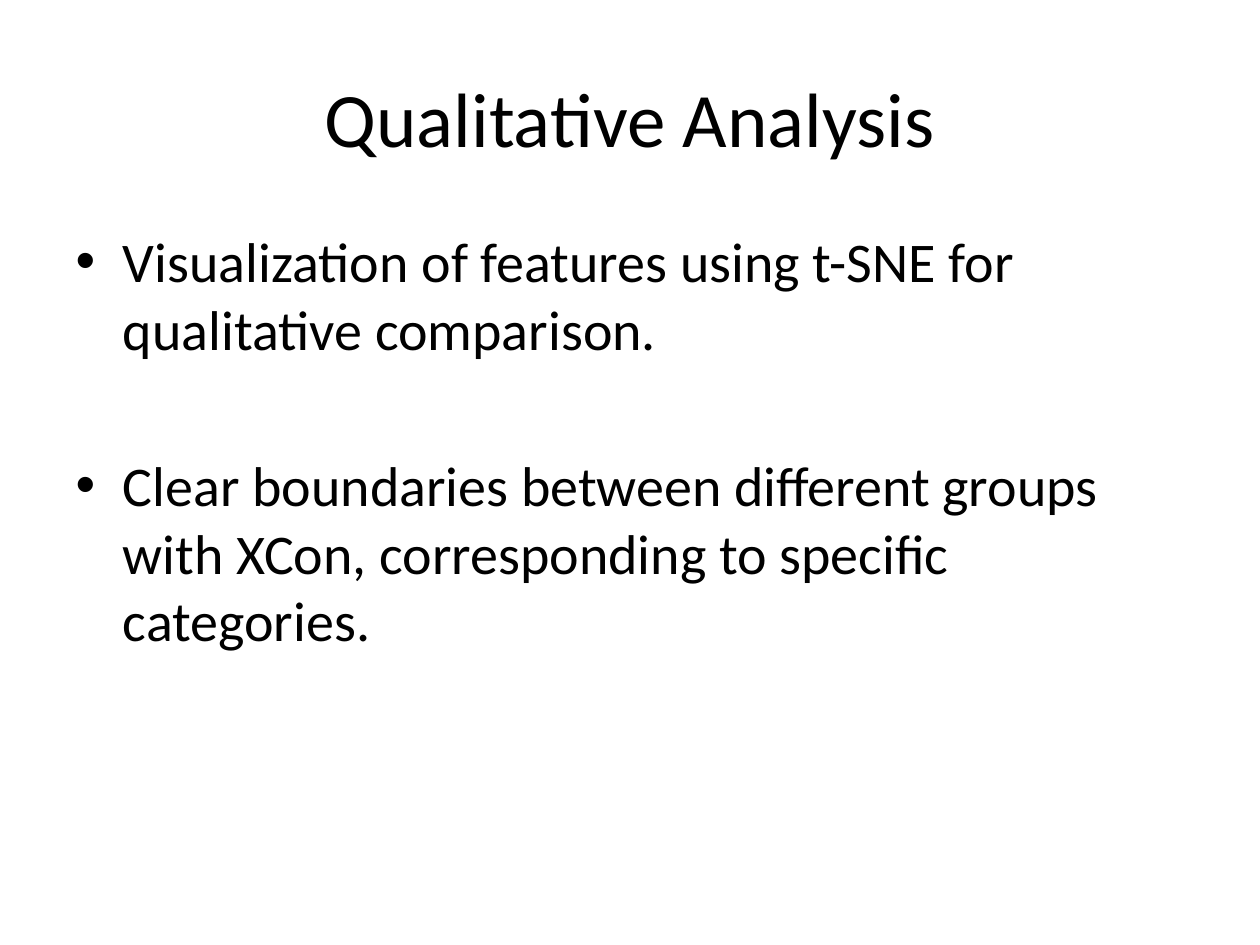
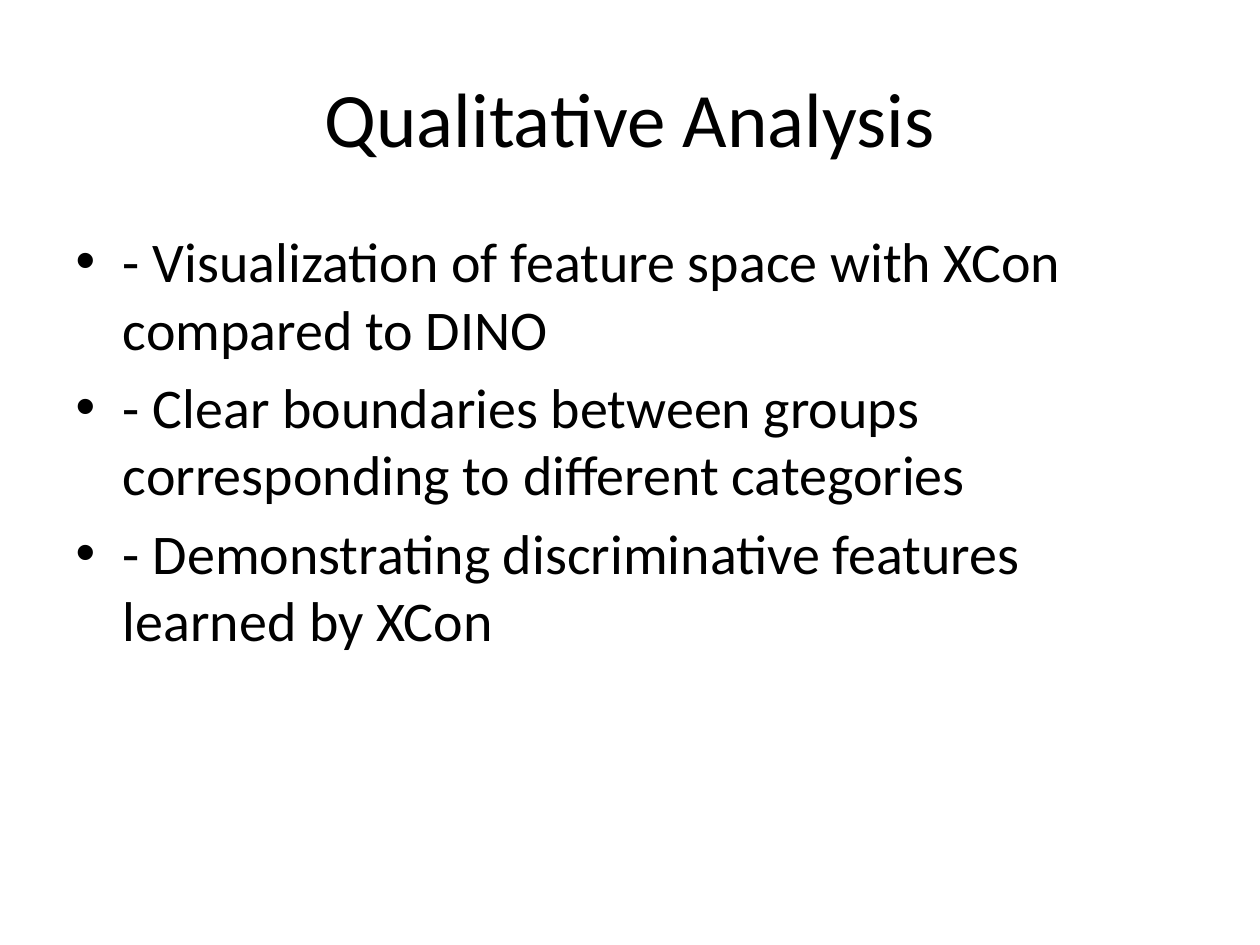
Before and after one commit to StephanieMussi/GRASPER, a slide deck: slide 9 of presentation.pptx (slide 10 before the commit). Drawn at 1260x945 pixels with LibreOffice and Linux fonts; fonts in the diff are those of the drawing. Boxes give left, top, right and bottom in pixels: in the first picture for what was removed or moved away, otherwise in the second. Text is boxed around its words. In the diff, an @@ line names an element or a change of style, - is before the commit and + after.

```diff
--- a/presentation.pptx
+++ b/presentation.pptx
@@ text at bbox=[123, 243, 1060, 650]: text changed @@
-• Visualization of features using t-SNE for qualitative comparison.
-• Clear boundaries between different groups with XCon, corresponding to specific categories.
+• - Visualization of feature space with XCon compared to DINO
+• - Clear boundaries between groups corresponding to different categories
+• - Demonstrating discriminative features learned by XCon
```
Also in this commit, not shown: 7 other slides changed, 2 slides added, 5 slides removed, 1 other file.
